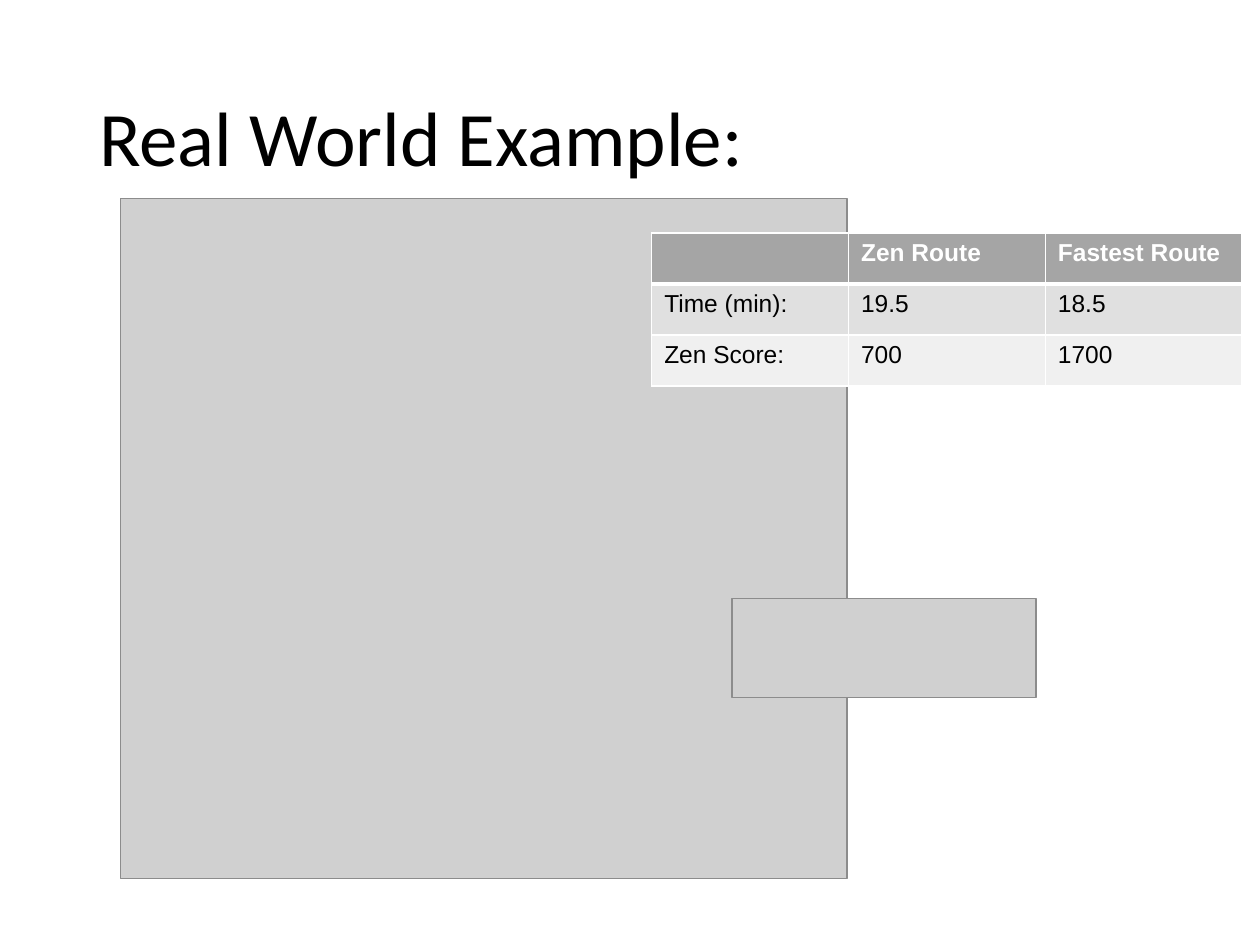
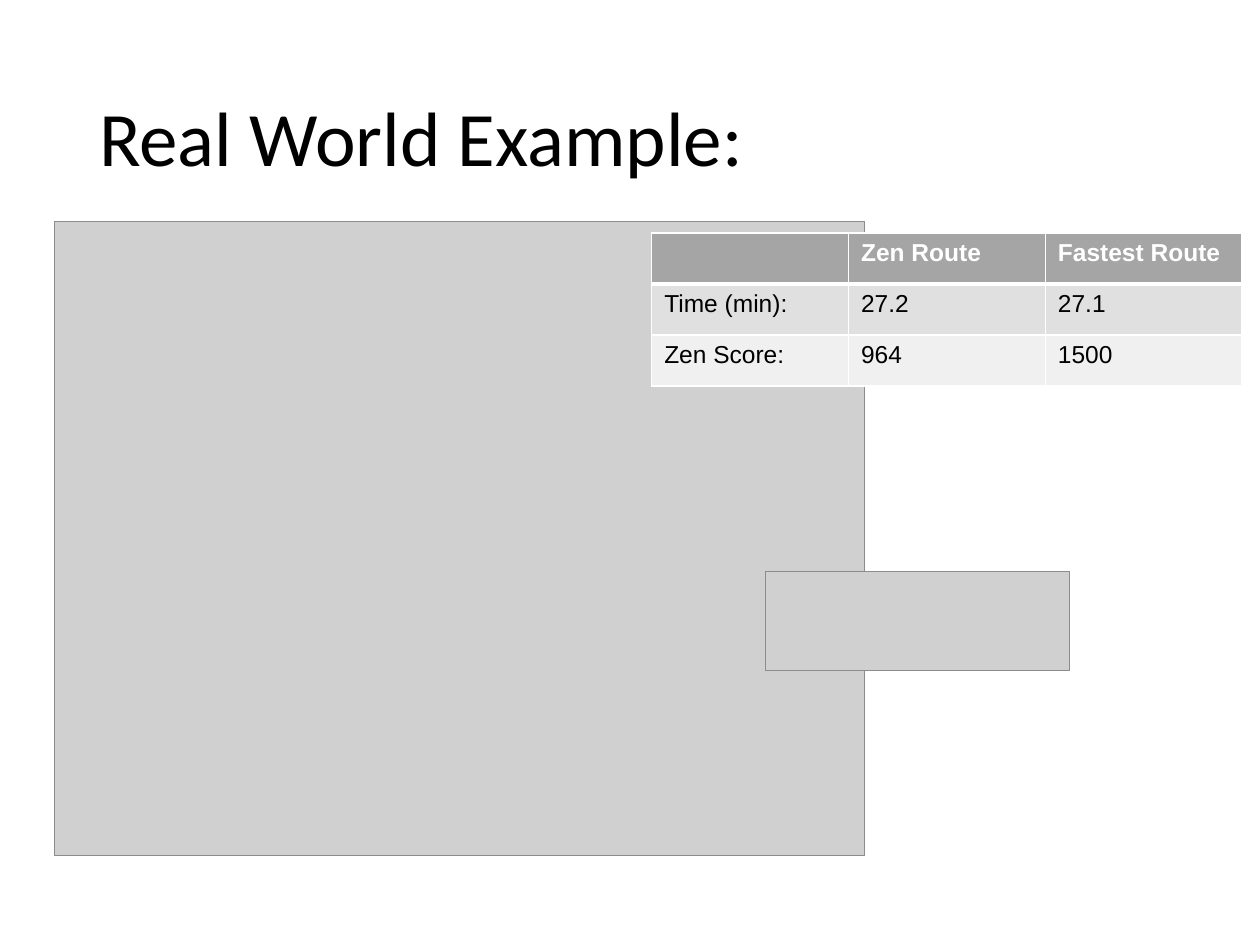
Before and after one commit to Jay-Lewis/ZenRouting, a slide deck: slide 23 of Presentation/SRW Presentation.pptx (slide 20 before the commit). Drawn at 1260x945 pixels with LibreOffice and Linux fonts; fonts in the diff are those of the drawing; grey boxes stand for pictures; background and template pictures are left out. Boxes give left, top, right and bottom in pixels: in the first picture for what was removed or moved away, otherwise in the second. Text is boxed around its words. In the diff, an @@ line names an element or a change of style, - is before the commit and + after.

Commit message:
update presentation

```diff
--- a/Presentation/SRW Presentation.pptx
+++ b/Presentation/SRW Presentation.pptx
@@ picture: place and size @@
-picture at (121,199,847,878)
+picture at (54,222,864,856)
@@ table at (651,233,1241,387) @@
-row 2, column 2: 19.5
+row 2, column 2: 27.2
-row 2, column 3: 18.5
+row 2, column 3: 27.1
-row 3, column 2: 700
+row 3, column 2: 964
-row 3, column 3: 1700
+row 3, column 3: 1500
@@ picture: place and size @@
-picture at (732,598,1036,698)
+picture at (766,572,1070,672)
```
Also in this commit, not shown: 2 other slides changed, 8 slides added, 7 other files.
